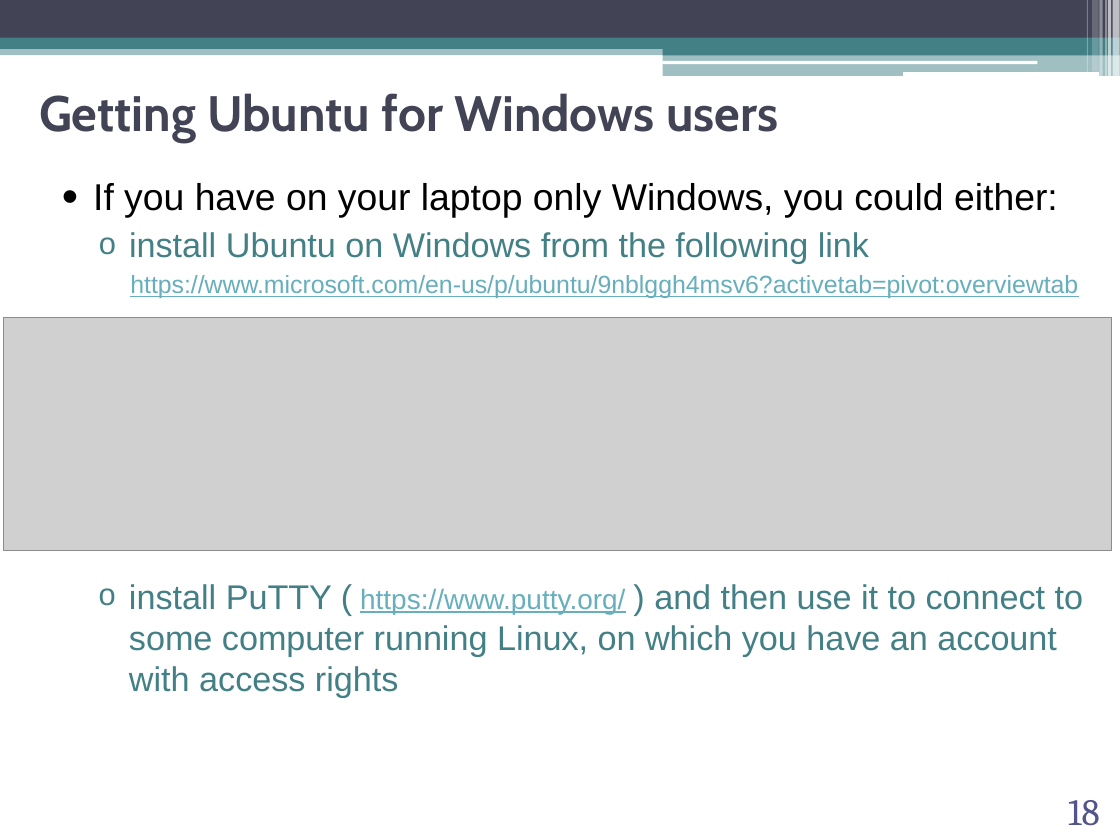
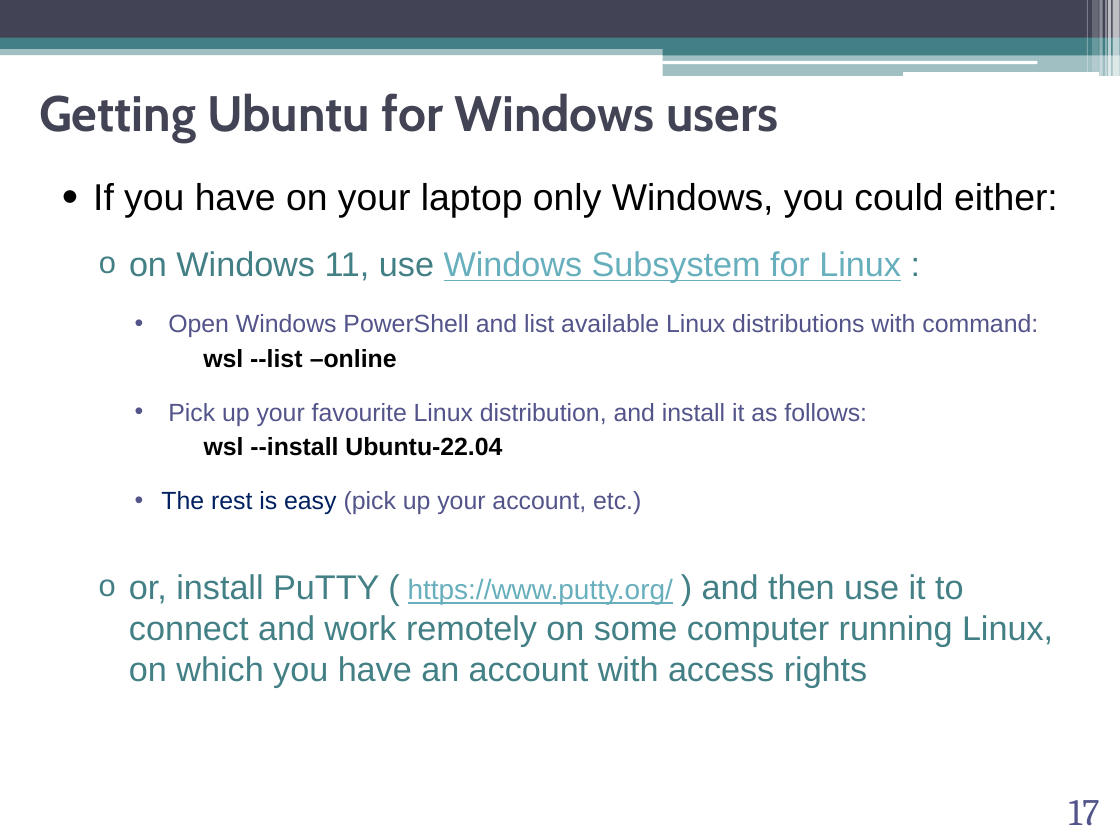
Before and after one commit to abilandz/PH8124, a slide deck: slide 17 of Lecture_1/ABilandzic_PH8124_SS2023.pptx (slide 18 before the commit). Drawn at 1120x840 pixels with LibreOffice and Linux fonts; fonts in the diff are those of the drawing; grey boxes stand for pictures; background and template pictures are left out. Boxes give left, top, right and bottom in pixels: in the first picture for what was removed or moved away, otherwise in the second. Text is boxed around its words. In the diff, an @@ line names an element or a change of style, - is before the commit and + after.

```diff
--- a/Lecture_1/ABilandzic_PH8124_SS2023.pptx
+++ b/Lecture_1/ABilandzic_PH8124_SS2023.pptx
@@ text at bbox=[129, 251, 1038, 514]: text changed; text colour #67AFBD to #53548A @@
-  o install Ubuntu on Windows from the following link
-  https://www.microsoft.com/en-us/p/ubuntu/9nblggh4msv6?activetab=pivot:overviewtab
+  o on Windows 11, use Windows Subsystem for Linux :
+    • Open Windows PowerShell and list available Linux distributions with command:
+    wsl --list –online
+    • Pick up your favourite Linux distribution, and install it as follows:
+    wsl --install Ubuntu-22.04
+    • The rest is easy (pick up your account, etc.)
@@ picture removed at bbox=[3, 317, 1111, 550] @@
@@ text at bbox=[129, 574, 1053, 688]: text changed @@
-  o install PuTTY ( https://www.putty.org/ ) and then use it to connect to some computer running Linux, on which you have an account with access rights
+  o or, install PuTTY ( https://www.putty.org/ ) and then use it to connect and work remotely on some computer running Linux, on which you have an account with access rights
@@ page number at bbox=[1069, 800, 1100, 826]: text changed @@
-18
+17
```
Also in this commit, not shown: 12 other slides changed, 1 slide removed, 3 other files.
